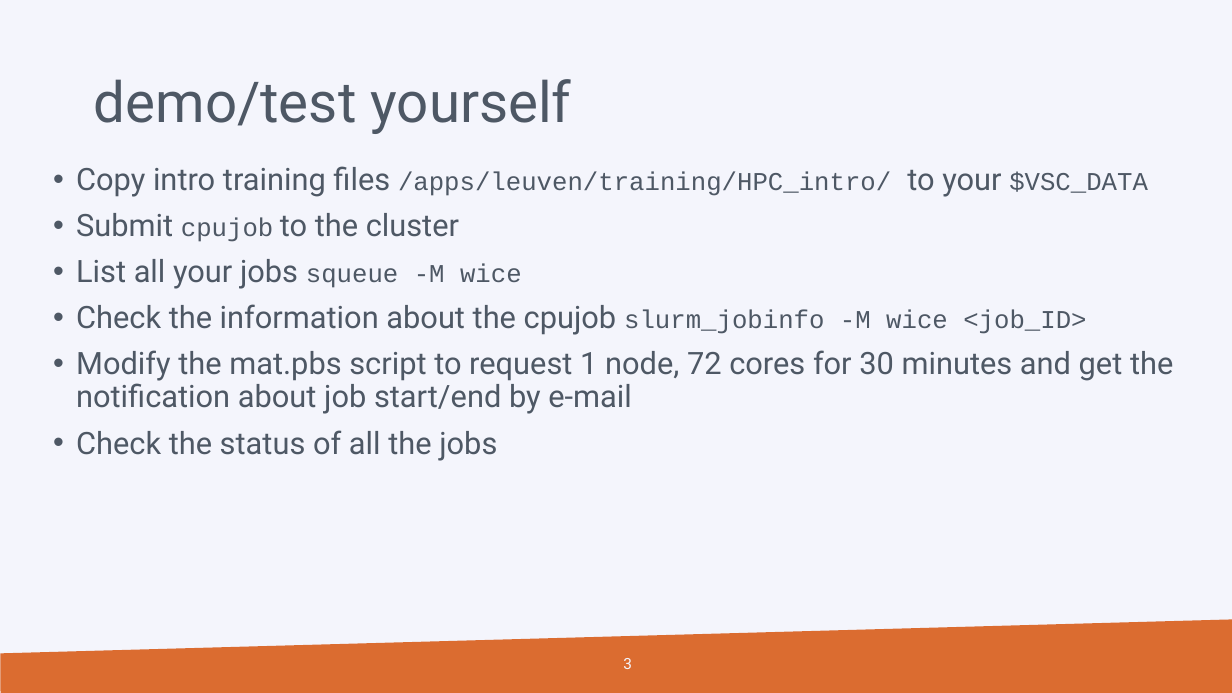
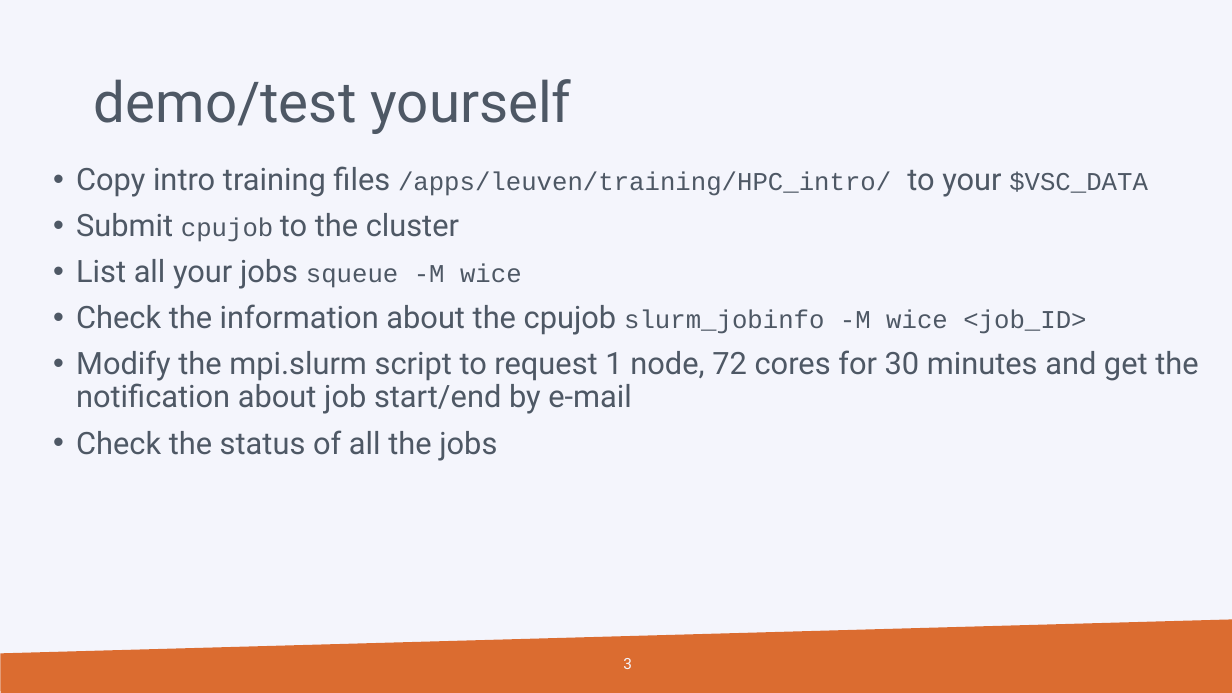
Before and after one commit to hpcleuven/HPC-intro, a slide deck: slide 3 of VSCintro-demo-slurm.pptx. Drawn at 1232x693 pixels with LibreOffice and Linux fonts; fonts in the diff are those of the drawing; background and template pictures are left out. Boxes give left, top, right and bottom in pixels: in the first picture for what was removed or moved away, otherwise in the second. Text is boxed around its words. In the diff, an @@ line names an element or a change of style, - is before the commit and + after.

```diff
--- a/VSCintro-demo-slurm.pptx
+++ b/VSCintro-demo-slurm.pptx
@@ text at box(76, 350, 1198, 414): text changed @@
-• Modify the mat.pbs script to request 1 node, 72 cores for 30 minutes and get the notification about job start/end by e-mail
+• Modify the mpi.slurm script to request 1 node, 72 cores for 30 minutes and get the notification about job start/end by e-mail
```
